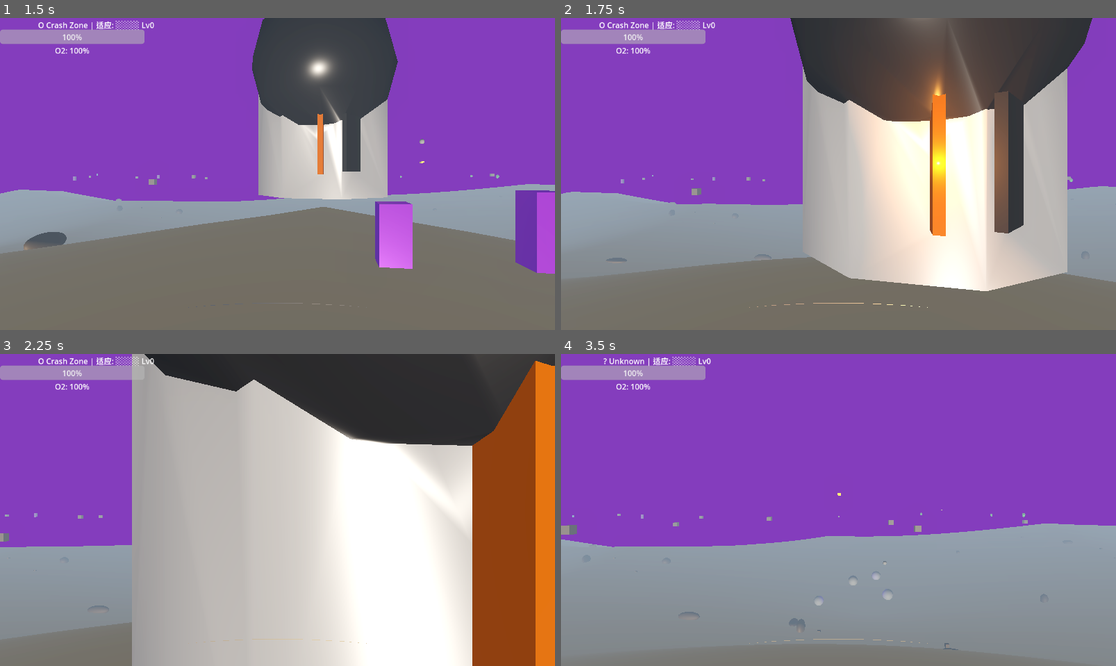
Above: before the commit, frames 1-4 (two rows, left to right).
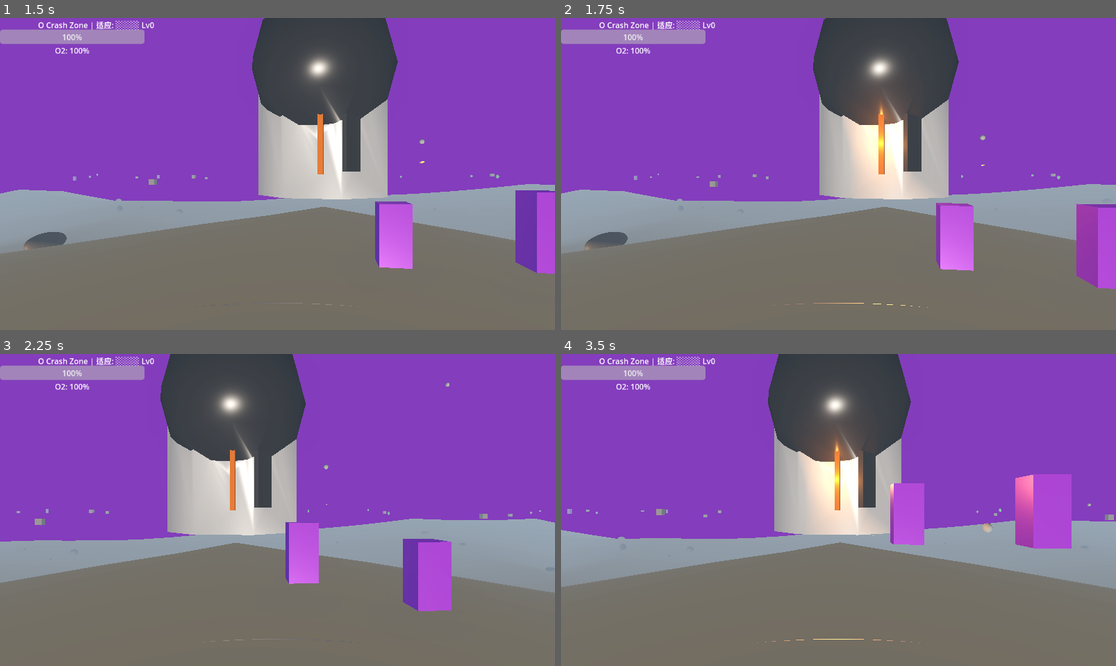
Above: after the commit, the same moments.

Repository: qnctx/star-abyss-game
Game: Godot game, scene res://scenes/main.tscn
The game is run twice, just before and just after one commit, with the same random seed, the same clock (stepped at 60 frames per second) and the same inputs.
Inputs (mouse positions are in pixels of both pictures, inside the frame that each line leads up to):
- Up to frame 1 (1.5 s): tap Enter at 0.5 s; move the mouse to (305, 174) at 0.52 s; hold Ctrl (crouch) 0.53-1.28 s; hold W (move_forward) from 0.53 s (still down); click (305, 174) at 0.67 s; tap Space (jump) at 0.77, 1.07 s; tap Z (prone) at 0.8, 1.35 s; move the mouse to (249, 174) at 1.27 s
- Up to frame 2 (1.75 s): keep holding W (move_forward); tap Space (jump) at 1.52 s; tap Shift (sprint) at 1.55 s
- Up to frame 3 (2.25 s): keep holding W (move_forward); tap Space (jump) at 1.82 s; move the mouse to (288, 503) at 2.02 s; hold Shift (sprint) from 2.03 s (still down)
- Up to frame 4 (3.5 s): keep holding W (move_forward); tap T (teleport) at 2.3, 2.85 s; move the mouse to (832, 516) at 2.77 s; release Shift (sprint) at 2.78 s; click (832, 516) at 2.92 s; tap Space (jump) at 3.02, 3.05, 3.32 s

Frame 1 is identical in both runs. In frame 2, 41% of the frame differs, in the area x 0-100%, y 0-93%; in frame 3, 76%, in the area x 0-100%, y 0-100%; in frame 4, 47%.

Commit message:
Simplify player physics: remove all manual Y-tracking, rely entirely on Godot StaticBody3D collision. Reset to minimal working movement.

Diff:
--- a/src/scripts/player.gd
+++ b/src/scripts/player.gd
@@ -54,17 +54,20 @@
 			Input.set_mouse_mode(Input.MOUSE_MODE_CAPTURED)
 
 
+var _debug_frames: int = 0
+
 func _physics_process(delta):
 	if is_dead:
 		return
 
-	# Teleport
-	if Input.is_action_just_pressed("teleport"):
-		_try_teleport()
+	_debug_frames += 1
 
-	# Handle crouch/prone state transitions
-	var crouch_pressed = Input.is_action_pressed("crouch")
-	var prone_pressed = Input.is_action_pressed("prone")
+	# ── Input ──────────────────────────────────────────────────────────────────
+	var input_dir := Input.get_vector("move_left", "move_right", "move_forward", "move_back")
+
+	# ── Crouch / prone ───────────────────────────────────────────────────────
+	var crouch_pressed := Input.is_action_pressed("crouch")
+	var prone_pressed := Input.is_action_pressed("prone")
 
 	if prone_pressed:
 		_movement_state = 2
@@ -76,69 +79,60 @@
 		_movement_state = 0
 		_target_eye_height = EYE_HEIGHT_NORMAL
 
-	_crouch_transition = lerp(_crouch_transition, 1.0 if _movement_state > 0 else 0.0, delta * 10.0)
+	# ── Speed selection ─────────────────────────────────────────────────────
+	var current_speed: float = speed
+	if _movement_state == 2:
+		current_speed = prone_speed
+	elif _movement_state == 1:
+		current_speed = crouch_speed
+	elif Input.is_action_pressed("sprint") and _movement_state == 0:
+		current_speed = sprint_speed
 
-	# Movement
-	var input_dir = Input.get_vector("move_left", "move_right", "move_forward", "move_back")
-	var is_sprinting = Input.is_action_pressed("sprint") and _movement_state == 0
-	var is_crouching = _movement_state == 1
-	var is_proning = _movement_state == 2
+	# ── Direction (camera-relative) ─────────────────────────────────────────
+	var move_vec := Vector3(input_dir.x, 0, input_dir.y)
+	var direction := (transform.basis * move_vec).normalized()
+	var horizontal_speed := current_speed if direction.length() > 0 else 0.0
 
-	# Determine current speed
-	var current_speed: float
-	if is_proning:
-		current_speed = prone_speed
-	elif is_crouching:
-		current_speed = crouch_speed
-	elif is_sprinting:
-		current_speed = sprint_speed
-	else:
-		current_speed = speed
-
-	# Compute camera-relative horizontal direction
-	var move_vec := Vector3(input_dir.x, 0, input_dir.y)
-	var direction = (transform.basis * move_vec).normalized()
-
-	# Build velocity — horizontal from input only (no gravity)
-	var horizontal_speed := current_speed if direction.length() > 0 else 0.0
+	# ── Velocity (XZ only — no manual gravity) ─────────────────────────────
 	velocity.x = direction.x * horizontal_speed
 	velocity.z = direction.z * horizontal_speed
+	velocity.y = 0.0  # No vertical velocity while on ground
 
-	# Jump: give upward impulse
-	if Input.is_action_just_pressed("jump") and not _is_jumping and _movement_state == 0:
+	# ── Jump ────────────────────────────────────────────────────────────────
+	if Input.is_action_just_pressed("jump") and _movement_state == 0:
 		velocity.y = jump_force
 		_is_jumping = true
 
-	# Move using Godot physics — CharacterBody3D handles floor / ceiling
+	# ── Debug output every 0.5s ──────────────────────────────────────────
+	if _debug_frames % 30 == 0 and input_dir.length() > 0.05:
+		print("DEBUG pos=%.2f,%.2f,%.2f vel=%.2f,%.2f,%.2f floor=%s jumping=%s" % [
+			global_position.x, global_position.y, global_position.z,
+			velocity.x, velocity.y, velocity.z,
+			is_on_floor(), _is_jumping
+		])
+
+	# ── Move (Godot handles terrain collision via StaticBody3D) ────────────
 	move_and_slide()
 
-	# Re-sync Y: stay on terrain surface when grounded, track airborne Y when jumping
-	if WorldGenerator:
-		var raw_y = WorldGenerator.get_height_at(Vector2(global_position.x, global_position.z))
-		if not is_inf(raw_y) and not is_nan(raw_y):
-			raw_y = clamp(raw_y, -5.0, 15.0)
-		else:
-			raw_y = 0.0
+	# ── Landing detection ──────────────────────────────────────────────────
+	if _is_jumping and is_on_floor():
+		_is_jumping = false
+		velocity.y = 0.0
 
-		if is_on_floor() or _is_jumping:
-			global_position.y = raw_y + _target_eye_height
-
-		if _is_jumping and is_on_floor():
-			_is_jumping = false
-			velocity.y = 0.0
-
-	# Clamp to world boundary — prevent player from leaving 100x100 terrain
+	# ── Clamp to world boundary ───────────────────────────────────────────
 	global_position.x = clamp(global_position.x, -WORLD_HALF, WORLD_HALF)
 	global_position.z = clamp(global_position.z, -WORLD_HALF, WORLD_HALF)
 
-	# Oxygen drain (grace period protects new players)
+	# ── Oxygen drain ───────────────────────────────────────────────────────
 	if _grace_timer > 0:
 		_grace_timer -= delta
 	else:
-		var mult = ZoneManager.get_oxygen_multiplier() if ZoneManager else 1.0
-		var drain = (sprint_drain_rate if is_sprinting else oxygen_drain_rate) * mult
+		var mult := ZoneManager.get_oxygen_multiplier() if ZoneManager else 1.0
+		var drain := oxygen_drain_rate * mult
+		if Input.is_action_pressed("sprint") and _movement_state == 0:
+			drain = sprint_drain_rate * mult
 		current_oxygen -= drain * delta
-		current_oxygen = max(current_oxygen, 0.0)
+		current_oxygen = maxf(current_oxygen, 0.0)
 		oxygen_changed.emit()
 
 	if current_oxygen <= 0:
